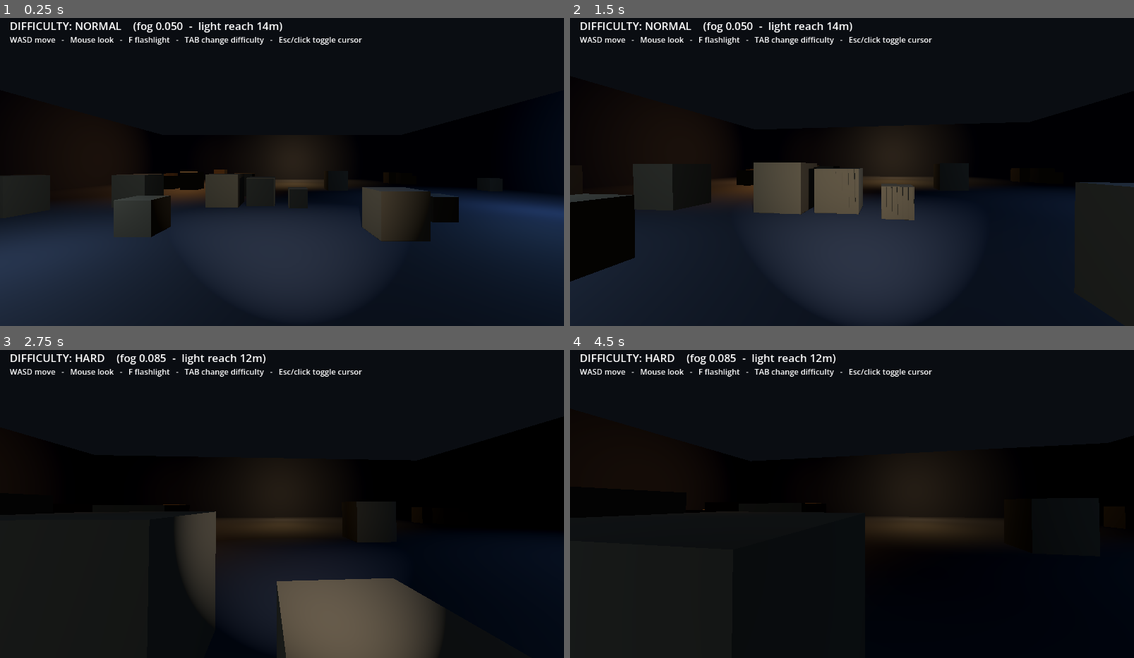
Above: before the commit, frames 1-4 (two rows, left to right).
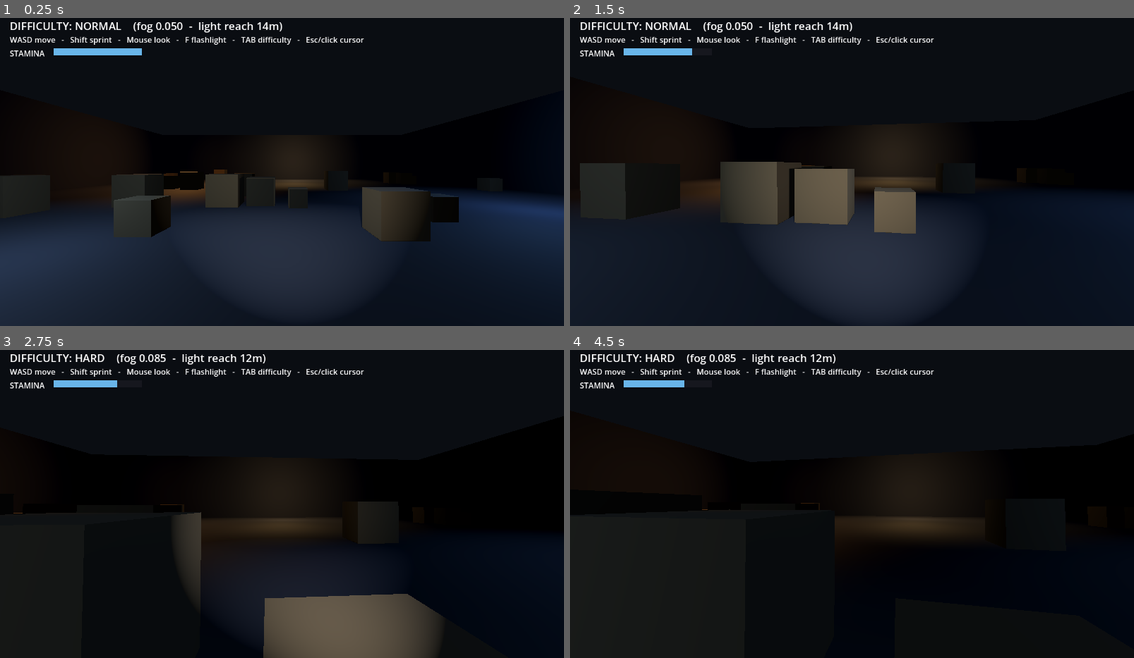
Above: after the commit, the same moments.

Repository: Ehido/gamedev
Game: Godot game, scene res://Main.tscn
Two runs of this game, one before a commit and one after it. Both use one fixed random seed, a clock stepped at 60 frames per second and the inputs below.
Inputs (mouse positions are in pixels of both pictures, inside the frame that each line leads up to):
- Up to frame 1 (0.25 s): no input
- Up to frame 2 (1.5 s): tap Enter at 0.5 s; move the mouse to (880, 165) at 0.52 s; hold Shift 0.53-1.28 s; hold W from 0.53 s (still down); move the mouse to (823, 168) at 1.27 s; tap Shift at 1.35 s
- Up to frame 3 (2.75 s): keep holding W; move the mouse to (293, 494) at 2.02 s; hold Shift from 2.03 s (still down); tap Tab at 2.1 s
- Up to frame 4 (4.5 s): keep holding W; move the mouse to (846, 504) at 2.77 s; release Shift at 2.78 s; tap F at 2.85 s; tap Shift at 3.05, 4.35 s; tap Space at 3.5 s; move the mouse to (891, 504) at 3.52 s; hold Shift 3.53-4.28 s; tap Enter at 4.25 s; move the mouse to (806, 494) at 4.27 s

The runs differ from the first frame. In frame 1, 1.0% of the frame differs, in the area x 1-65%, y 6-13%; in frame 2, 8.2%, in the area x 0-100%, y 6-86%; in frame 3, 3.8%; in frame 4, 1.2%.

Commit message:
MURK: sprint+stamina, reduce fog light-banding, capture idea backlog
- Add Shift to sprint (1.35x) limited by a 3s stamina pool that refills in
  ~3s; HUD stamina bar added.
- Reduce volumetric-fog froxel 'slice lines' in the light shafts: raise fog
  volume resolution (volume_size/volume_depth) + enable temporal reprojection.
- Add IDEAS.md capturing future directions (custom mode + map editor,
  cosmetic-only monetization, tiered loot, Phasmophobia differentiation).
- Rebuild Windows MURK.exe.

Diff:
--- a/games/murk/project.godot
+++ b/games/murk/project.godot
@@ -13,3 +13,6 @@
 [rendering]
 
 environment/defaults/default_clear_color=Color(0.02, 0.02, 0.035, 1)
+environment/volumetric_fog/volume_size=96
+environment/volumetric_fog/volume_depth=160
+environment/volumetric_fog/use_filter=1
--- a/games/murk/scripts/Main.gd
+++ b/games/murk/scripts/Main.gd
@@ -6,9 +6,13 @@
 const PlayerScript := preload("res://scripts/Player.gd")
 const MovingFog := preload("res://shaders/moving_fog.gdshader")
 
+const STAMINA_BAR_W := 180.0
+
 var _env: Environment
 var _fog_material: ShaderMaterial
 var _hud: Label
+var _player: CharacterBody3D
+var _stamina_fill: ColorRect
 
 func _ready() -> void:
 	_build_environment()
@@ -32,6 +36,9 @@
 	_env.volumetric_fog_density = 0.035
 	_env.volumetric_fog_albedo = Color(0.62, 0.64, 0.72)
 	_env.volumetric_fog_length = 64.0
+	# Smooth out froxel "slice" banding in the light shafts.
+	_env.volumetric_fog_temporal_reprojection_enabled = true
+	_env.volumetric_fog_temporal_reprojection_amount = 0.95
 	# Let ambient + sky light actually illuminate the fog so it reads as fog
 	# instead of a black void.
 	_env.volumetric_fog_ambient_inject = 1.5
@@ -117,6 +124,7 @@
 	flashlight.add_to_group("flashlight")
 	cam.add_child(flashlight)
 
+	_player = player
 	add_child(player)
 
 func _build_fog_volume() -> void:
@@ -138,8 +146,27 @@
 	canvas.add_child(_hud)
 	var help := Label.new()
 	help.position = Vector2(20, 50)
-	help.text = "WASD move   -   Mouse look   -   F flashlight   -   TAB change difficulty   -   Esc/click toggle cursor"
+	help.text = "WASD move   -   Shift sprint   -   Mouse look   -   F flashlight   -   TAB difficulty   -   Esc/click cursor"
 	canvas.add_child(help)
+
+	var stam_label := Label.new()
+	stam_label.position = Vector2(20, 78)
+	stam_label.text = "STAMINA"
+	canvas.add_child(stam_label)
+	var stam_bg := ColorRect.new()
+	stam_bg.position = Vector2(110, 80)
+	stam_bg.size = Vector2(STAMINA_BAR_W, 14)
+	stam_bg.color = Color(0.10, 0.10, 0.13, 0.8)
+	canvas.add_child(stam_bg)
+	_stamina_fill = ColorRect.new()
+	_stamina_fill.position = Vector2(110, 80)
+	_stamina_fill.size = Vector2(STAMINA_BAR_W, 14)
+	_stamina_fill.color = Color(0.45, 0.78, 1.0, 0.9)
+	canvas.add_child(_stamina_fill)
+
+func _process(_delta: float) -> void:
+	if _player and _stamina_fill:
+		_stamina_fill.size.x = STAMINA_BAR_W * _player.stamina_ratio()
 
 func _apply_difficulty() -> void:
 	var d := Difficulty.current()
--- a/games/murk/scripts/Player.gd
+++ b/games/murk/scripts/Player.gd
@@ -7,8 +7,18 @@
 @export var mouse_sensitivity: float = 0.0025
 @export var gravity: float = 16.0
 
+# Sprint: hold Shift for a burst of speed, limited by stamina. Placeholder
+# numbers -- easy to retune later.
+@export var sprint_multiplier: float = 1.35
+@export var max_stamina: float = 3.0       # seconds of sprint available
+@export var stamina_recharge: float = 1.0  # refills to full in ~3s of not sprinting
+
+var stamina: float = 3.0
 var _camera: Camera3D
 var _pitch: float = 0.0
+
+func stamina_ratio() -> float:
+	return stamina / max_stamina if max_stamina > 0.0 else 0.0
 
 func _ready() -> void:
 	_camera = get_node_or_null("Camera")
@@ -62,9 +72,17 @@
 	if Input.is_physical_key_pressed(KEY_D):
 		input_dir.x += 1.0
 
+	var moving := input_dir != Vector3.ZERO
+	var sprinting := moving and Input.is_physical_key_pressed(KEY_SHIFT) and stamina > 0.0
+	if sprinting:
+		stamina = max(stamina - delta, 0.0)
+	else:
+		stamina = min(stamina + stamina_recharge * delta, max_stamina)
+
+	var current_speed := speed * (sprint_multiplier if sprinting else 1.0)
 	var dir := transform.basis * input_dir.normalized()
 	dir.y = 0.0
 	dir = dir.normalized()
-	velocity.x = dir.x * speed
-	velocity.z = dir.z * speed
+	velocity.x = dir.x * current_speed
+	velocity.z = dir.z * current_speed
 	move_and_slide()
Not shown, added: games/murk/IDEAS.md
